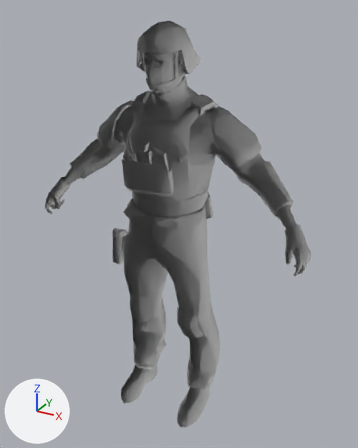
Two versions of the glTF model assets/char_archie.glb, one commit apart.
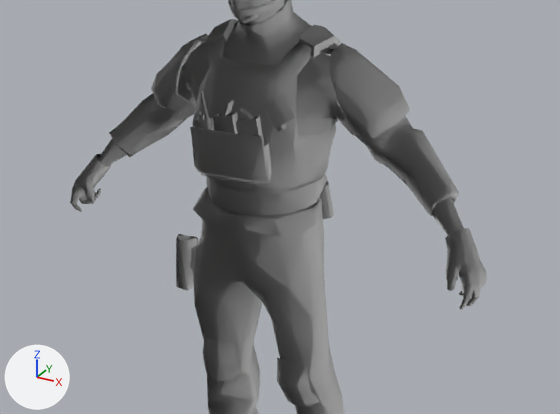
Each version appears first whole from a 50 mm lens placed at (1.019, -1.725, 1.851), pointed at (0.019, 0.093, 0.942), and next in a close-up on the part from 0% to 100% of the width and 17% to 77% of the height. The axes (+X, +Y, +Z) are drawn at lower left. The lights are the same throughout. The last two pictures show the newer version. Vertices at exactly the same position are counted once.

The first close-up shows 'lod0'.
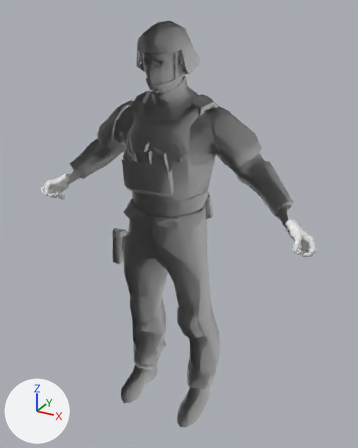
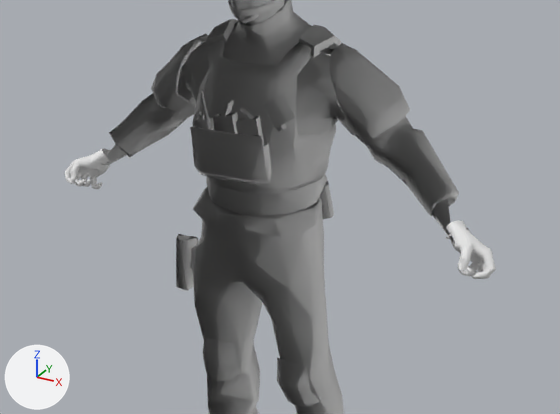
Pixel boxes (x1, y1, x2, y2) of what changed, in the close-ups (560 x 414 px):
'lod0', reshaped
    before: (70, 0, 487, 414)
    after: (64, 0, 496, 414)
part 1 of me_lod0, deleted
    before: (71, 189, 478, 310)
part 2 of me_lod0, reshaped
    before: (70, 139, 115, 204)
    after: (64, 148, 111, 189)
part 3 of me_lod0, reshaped
    before: (445, 197, 487, 298)
    after: (446, 220, 496, 279)

Patch to the scene script:
```diff
--- a/assets/char_archie.glb.py
+++ b/assets/char_archie.glb.py
@@ me_lod0 @@
 # used by ob_lod0; location = (0.0, 0.0, 0.0)
-me_lod0.from_pydata(...)  # 2082 vertices, 3700 faces; spans x -0.65..0.65, y -0.16..0.28, z 0.0..1.8
+me_lod0.from_pydata(...)  # 2501 vertices, 4575 faces; spans x -0.67..0.67, y -0.16..0.28, z 0.0..1.8
+# me_lod0 part 1: 10 loose pieces with 239 vertices, spanning x -0.64..0.64, y -0.09..0.03, z 0.91..1.0, are deleted
+# me_lod0 part 2: 9 vertices moved from x -0.65..-0.6, y -0.03..0.04, z 0.96..1.03 to x -0.64..-0.59, y -0.03..0.04, z 0.98..1.03; 114 vertices removed from x -0.65..-0.52, y -0.07..0.06, z 0.94..1.17; 440 vertices added at x -0.67..-0.53, y -0.09..0.06, z 0.98..1.11
+# me_lod0 part 3: 8 vertices moved from x 0.57..0.65, y -0.06..0.02, z 0.97..1.02 to x 0.57..0.64, y -0.02..0.02, z 0.97..1.03; 106 vertices removed from x 0.51..0.65, y -0.08..0.09, z 0.93..1.15; 438 vertices added at x 0.52..0.67, y -0.09..0.06, z 0.97..1.1
```
